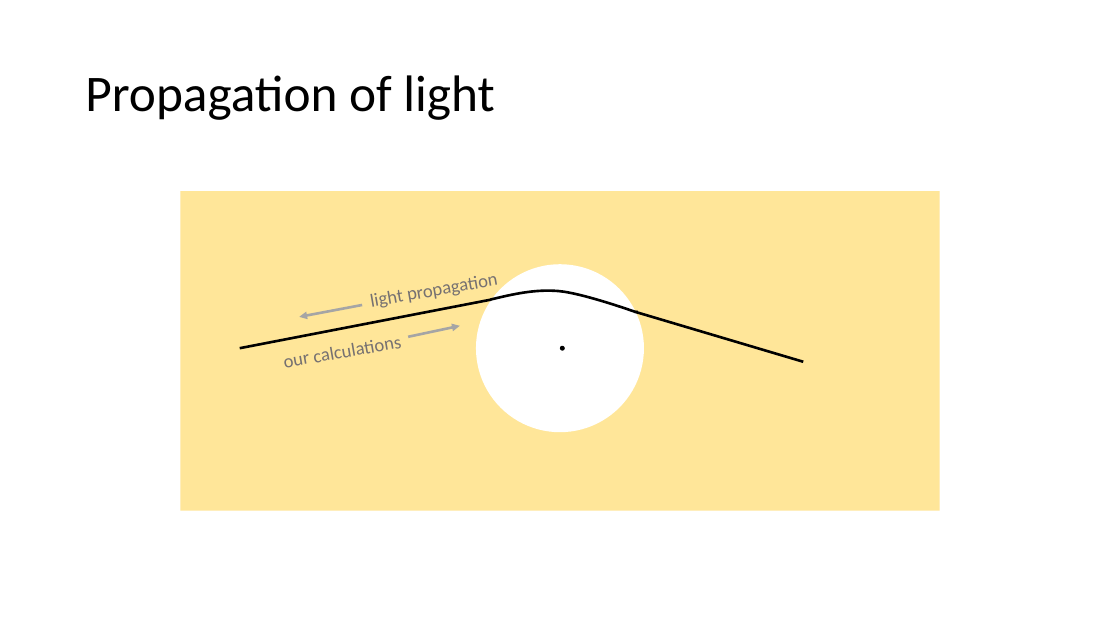
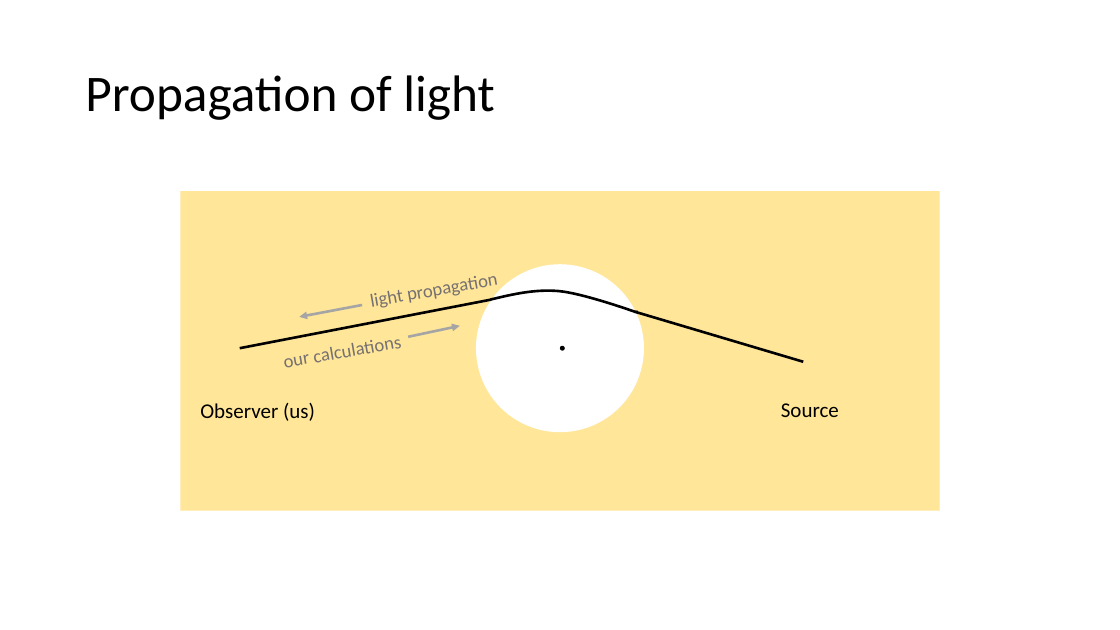
Before and after one commit to lingxz/lightbending, a slide deck: slide 8 of presentation2.pptx (slide 10 before the commit). Drawn at 1120x630 pixels with LibreOffice and Linux fonts; fonts in the diff are those of the drawing. Boxes give left, top, right and bottom in pixels: in the first picture for what was removed or moved away, otherwise in the second. Text is boxed around its words. In the diff, an @@ line names an element or a change of style, - is before the commit and + after.

```diff
--- a/presentation2.pptx
+++ b/presentation2.pptx
@@ text added at box(200, 403, 315, 421), 18 pt, text #000000 @@
+Observer (us)
@@ text added at box(781, 403, 839, 417), 18 pt, text #000000 @@
+Source
```
Also in this commit, not shown: 7 other slides changed, 5 slides added, 2 slides removed, 18 other files.
